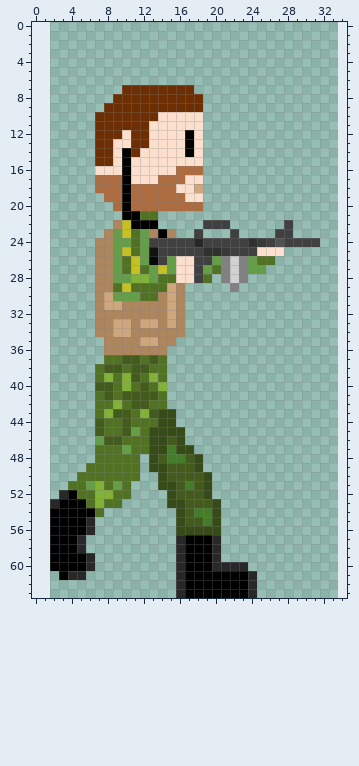
Pixel-art sprite -- Character/walk/walk_2.png. This is how it looked before the edit.
The file is 32x64 pixels. Pixels under 10% opacity are left out. Colours within 5 levels of each other are drawn and written as one. The old version is drawn lined up with the new one, on the new canvas.
The same view after the edit:
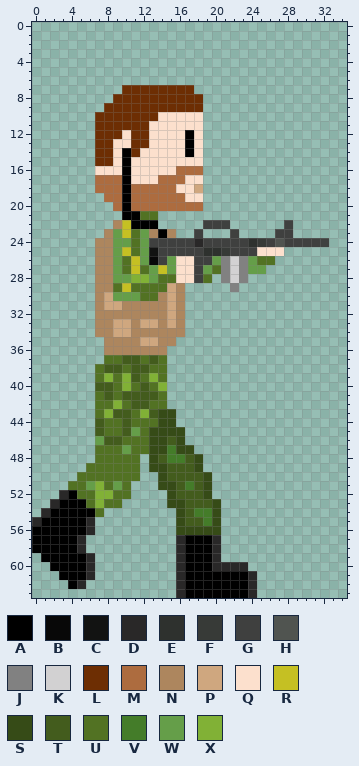
Palette (. is transparent): A #000000  B #080808  C #121312  D #292828  E #2e312e  F #373a37  G #3f403f  H #505450  J #818181  K #d2d1d2  L #6d2e03  M #ad6c3f  N #ad865e  P #cfa77f  Q #fce0cd  R #c5c023  S #364b17  T #435c1d  U #527223  V #447c29  W #659e49  X #81b136
Change:
canvas 32x64 -> 35x64, the old top-left corner now at 2,0
@@ x 30..34 @@
 23 .....
-24 GG...
+24 GGG..
 25 .....
@@ x 0..8 @@
 53 ..DAAAUXU
-54 ..AAAAAU.
-55 ..AAAAD..
-56 ..AAAAD..
-57 ..AAAD...
-58 ..AAAD...
-59 ..AAAAD..
+54 .DAAAAAU.
+55 DAAAAAD..
+56 AAAAAAD..
+57 AAAAAD...
+58 AAAAAD...
+59 .AAAAAD..
 60 ..AAAAD..
-61 ...ADD...
-62 .........
+61 ...AAAD..
+62 ....AD...
 63 .........
Boxes around the changes in both pictures, in picture pixels (x1, y1, x2, y2):
added: (320, 238, 329, 247)
changed: (32, 508, 95, 589)
